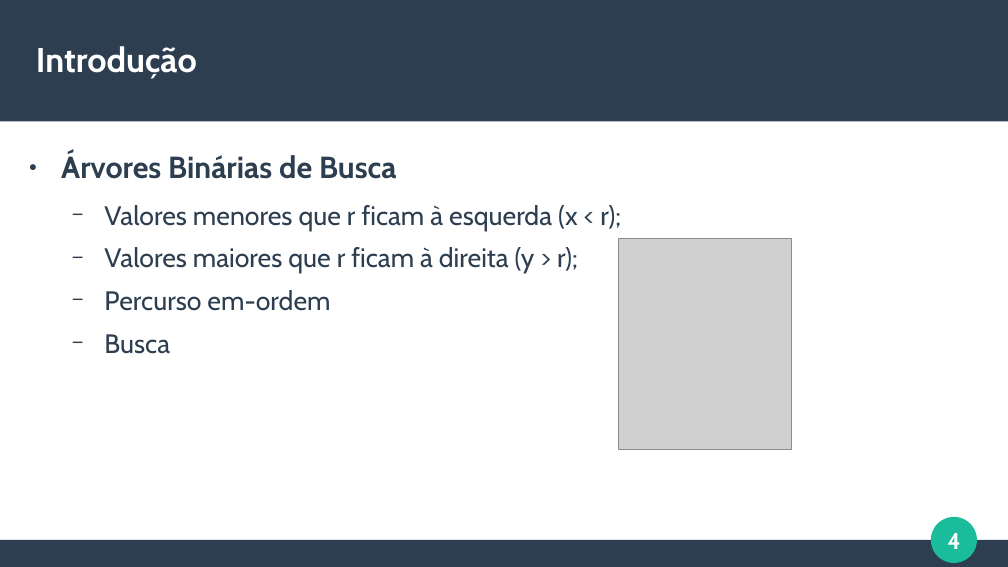
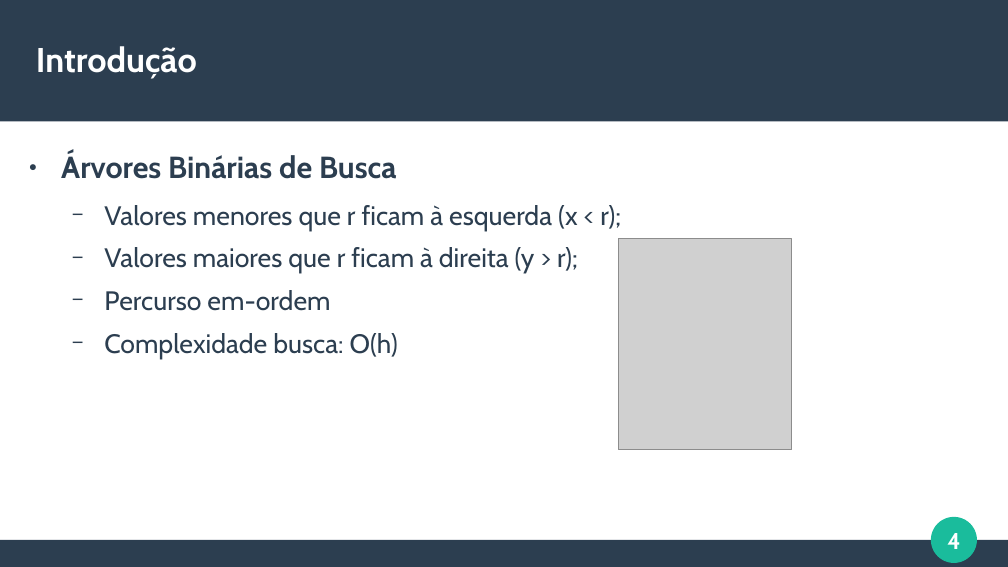
Before and after one commit to italoportinho/trabalho-eda2023-2, a slide deck: slide 4 of slides/apresentacao.odp. Drawn at 1008x567 pixels with LibreOffice and Linux fonts; fonts in the diff are those of the drawing; grey boxes stand for pictures. Boxes give left, top, right and bottom in pixels: in the first picture for what was removed or moved away, otherwise in the second. Text is boxed around its words. In the diff, an @@ line names an element or a change of style, - is before the commit and + after.

```diff
--- a/slides/apresentacao.odp
+++ b/slides/apresentacao.odp
@@ text at [104, 333, 398, 359]: text changed @@
-  − Busca
+  − Complexidade busca: O(h)
```
Also in this commit, not shown: 2 other slides changed, 2 other files.
